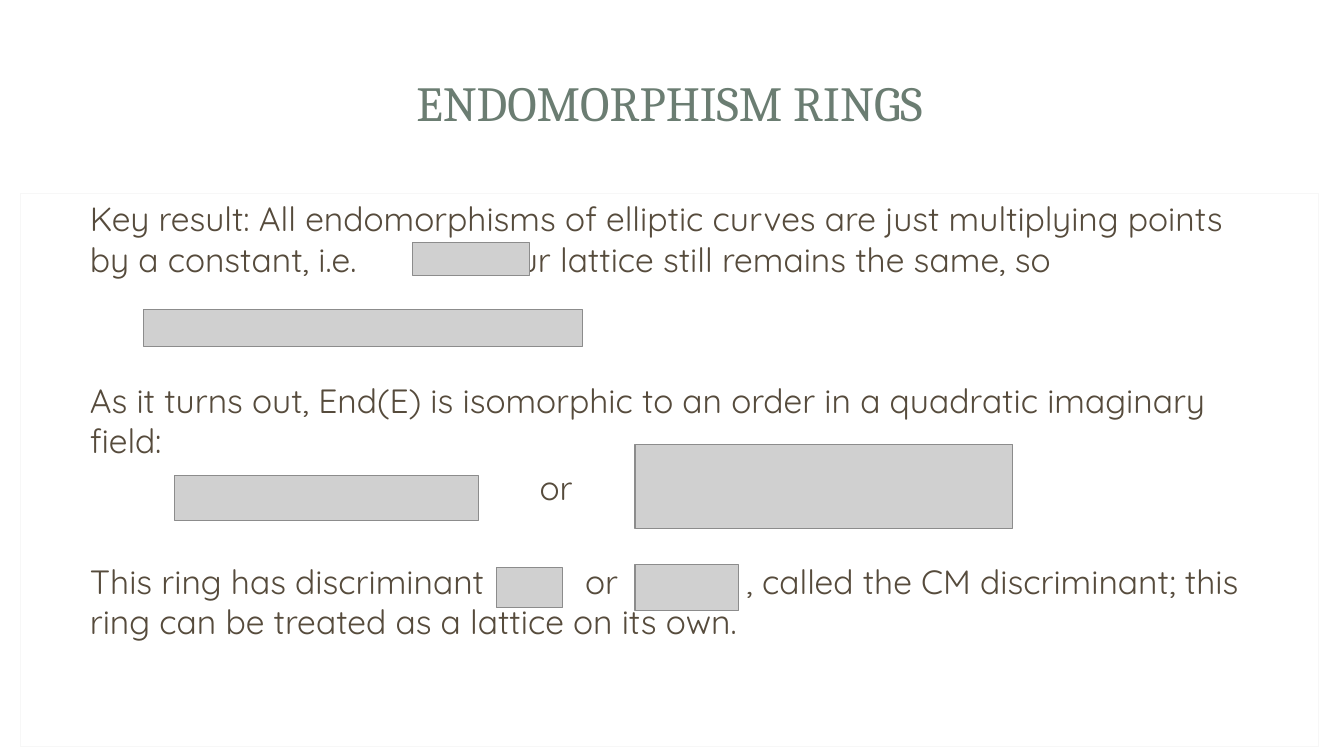
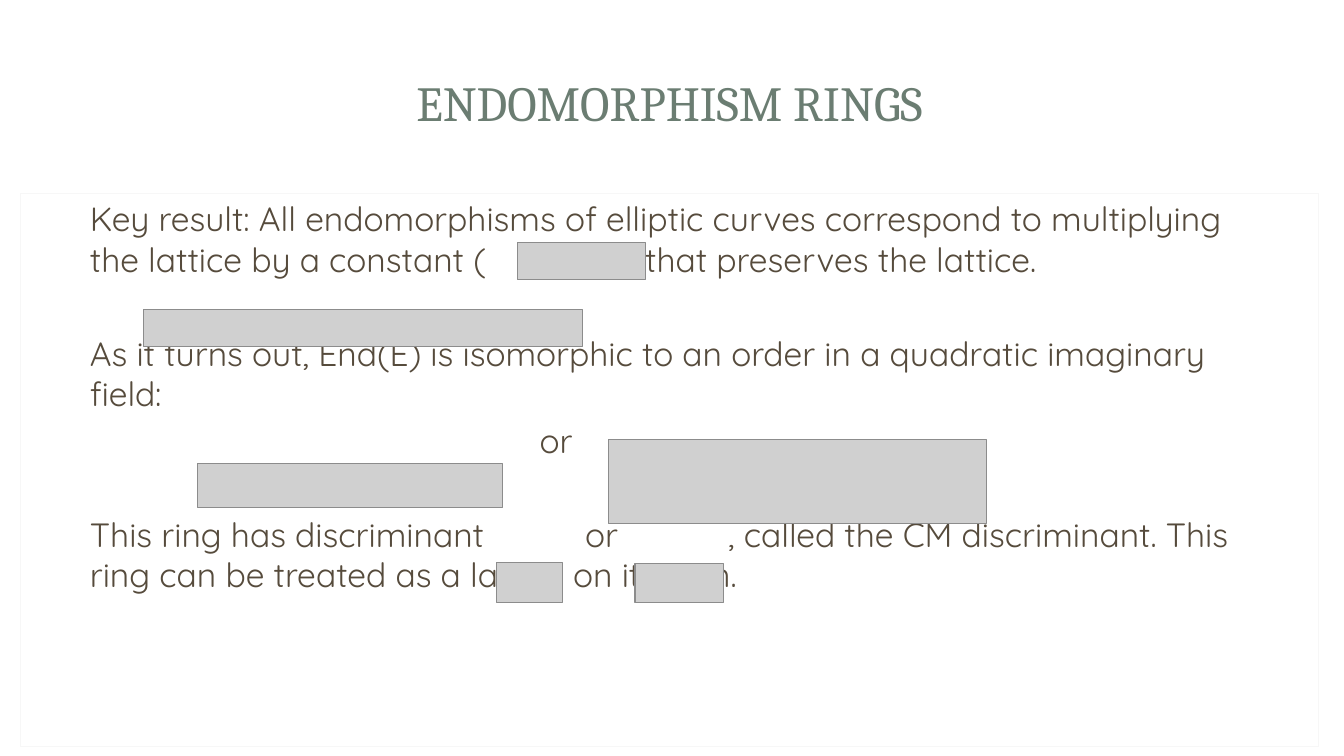
Before and after one commit to Srizzle/CS276-Project-Writeup, a slide deck: slide 10 of Presentation.ppt.pptx. Drawn at 1344x756 pixels with LibreOffice and Linux fonts; fonts in the diff are those of the drawing; grey boxes stand for pictures; background and template pictures are left out. Boxes give left, top, right and bottom in pixels: in the first picture for what was removed or moved away, otherwise in the second. Text is boxed around its words. In the diff, an @@ line names an element or a change of style, - is before the commit and + after.

```diff
--- a/Presentation.ppt.pptx
+++ b/Presentation.ppt.pptx
@@ text at bbox=[90, 206, 1221, 280]: text changed @@
-Key result: All endomorphisms of elliptic curves are just multiplying points by a constant, i.e. Our lattice still remains the same, so
+Key result: All endomorphisms of elliptic curves correspond to multiplying the lattice by a constant ( ) that preserves the lattice.
@@ picture removed at bbox=[413, 243, 529, 276] @@
@@ picture added at bbox=[517, 243, 645, 280] @@
@@ picture: place and size @@
-picture at bbox=[635, 445, 1013, 528]
+picture at bbox=[609, 440, 987, 523]
@@ picture: place and size @@
-picture at bbox=[174, 476, 479, 520]
+picture at bbox=[198, 464, 502, 508]
@@ text at bbox=[90, 513, 1228, 597]: text changed @@
-This ring has discriminant or , called the CM discriminant; this ring can be treated as a lattice on its own.
+This ring has discriminant or , called the CM discriminant. This ring can be treated as a lattice on its own.
@@ picture: place and size @@
-picture at bbox=[496, 568, 563, 608]
+picture at bbox=[496, 563, 563, 603]
@@ picture: place and size @@
-picture at bbox=[635, 565, 739, 610]
+picture at bbox=[635, 564, 724, 603]
```
Also in this commit, not shown: 4 other slides changed, 7 other files.
